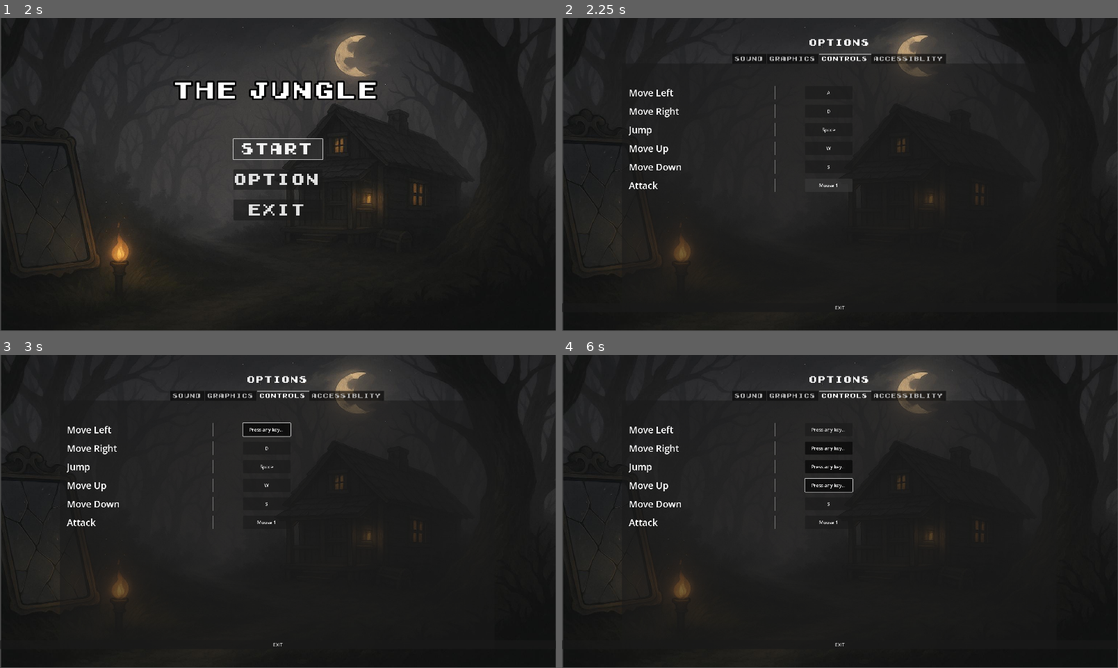
Above: before the commit, frames 1-4 (two rows, left to right).
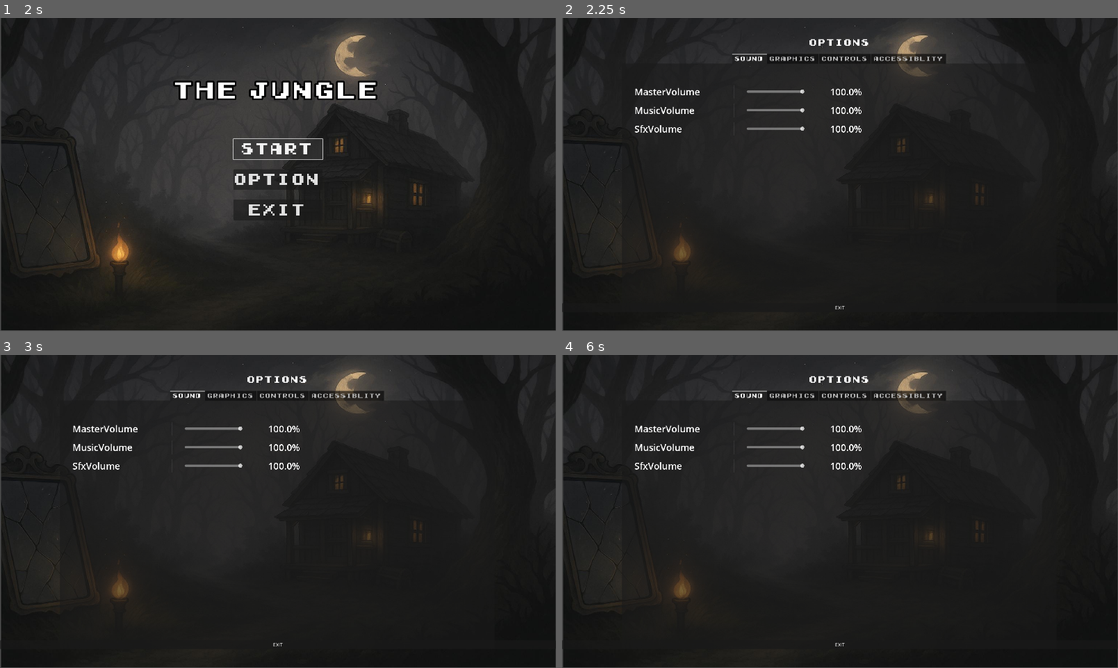
Above: after the commit, the same moments.

Repository: AqlanNaqib/Godot-mini-it-project
Game: Godot game, scene res://main menu/main_menu.tscn
The game is run twice, just before and just after one commit, with the same random seed, the same clock (stepped at 60 frames per second) and the same inputs.
Inputs (mouse positions are in pixels of both pictures, inside the frame that each line leads up to):
- Up to frame 1 (2 s): click "START" at 0.5 s; click "START" at 1.25 s
- Up to frame 2 (2.25 s): click "OPTION" at 2 s
- Up to frame 3 (3 s): click (266, 430) at 2.75 s, where only the run before the commit has a clickable "A"
- Up to frame 4 (6 s): click (828, 430) at 3.5 s, where only the run before the commit has a clickable "Press any key..."; click (828, 448) at 4.25 s, where only the run before the commit has a clickable "D"; click (828, 467) at 5 s, where only the run before the commit has a clickable "Space"; click (828, 486) at 5.75 s, where only the run before the commit has a clickable "W"

Frame 1 is identical in both runs. In frame 2, 1.4% of the frame differs, in the area x 12-56%, y 11-56%; in frame 3, 1.5%; in frame 4, 1.8%.

Commit message:
sound slider

Diff:
--- a/default_bus_layout.tres
+++ b/default_bus_layout.tres
@@ -1,3 +1,15 @@
 [gd_resource type="AudioBusLayout" format=3 uid="uid://lhivg71uu32x"]
 
 [resource]
+bus/1/name = &"Music"
+bus/1/solo = false
+bus/1/mute = false
+bus/1/bypass_fx = false
+bus/1/volume_db = 0.0
+bus/1/send = &"Master"
+bus/2/name = &"Sfx"
+bus/2/solo = false
+bus/2/mute = false
+bus/2/bypass_fx = false
+bus/2/volume_db = 0.0
+bus/2/send = &"Master"
--- a/main menu/main_menu.tscn
+++ b/main menu/main_menu.tscn
@@ -24,7 +24,7 @@
 
 [node name="menu music" type="AudioStreamPlayer" parent="."]
 stream = ExtResource("2_6fy38")
-volume_db = -0.496
+volume_db = -3.467
 autoplay = true
 
 [node name="TextureRect" type="TextureRect" parent="."]
--- a/options menu/settings_tab_container.tscn
+++ b/options menu/settings_tab_container.tscn
@@ -1,7 +1,8 @@
-[gd_scene load_steps=5 format=3 uid="uid://4883rayf7ti7"]
+[gd_scene load_steps=6 format=3 uid="uid://4883rayf7ti7"]
 
 [ext_resource type="FontFile" uid="uid://xgab11b7pv77" path="res://assets/Early GameBoy.ttf" id="1_efxv5"]
 [ext_resource type="PackedScene" uid="uid://dyyvll57ee7at" path="res://hotkey_rebind_button.tscn" id="2_vr7dw"]
+[ext_resource type="PackedScene" uid="uid://cu4xwm3akjwbf" path="res://sound slider.tscn" id="2_xd2c3"]
 
 [sub_resource type="StyleBoxEmpty" id="StyleBoxEmpty_efxv5"]
 
@@ -34,10 +35,9 @@
 theme_override_fonts/font = ExtResource("1_efxv5")
 theme_override_font_sizes/font_size = 20
 tab_alignment = 1
-current_tab = 2
+current_tab = 0
 
 [node name="Sound" type="TabBar" parent="TabContainer"]
-visible = false
 layout_mode = 2
 metadata/_tab_index = 0
 
@@ -58,30 +58,23 @@
 theme_override_constants/margin_right = 100
 theme_override_constants/margin_bottom = 100
 
-[node name="VBoxContainer" type="VBoxContainer" parent="TabContainer/Sound/MarginContainer"]
-layout_mode = 2
-theme_override_constants/separation = 120
-alignment = 1
-
-[node name="Label" type="Label" parent="TabContainer/Sound/MarginContainer/VBoxContainer"]
-layout_mode = 2
-text = "Sound 1"
-
-[node name="Label2" type="Label" parent="TabContainer/Sound/MarginContainer/VBoxContainer"]
-layout_mode = 2
-text = "Sound 1"
-
-[node name="Label3" type="Label" parent="TabContainer/Sound/MarginContainer/VBoxContainer"]
-layout_mode = 2
-text = "Sound 1"
-
-[node name="Label4" type="Label" parent="TabContainer/Sound/MarginContainer/VBoxContainer"]
-layout_mode = 2
-text = "Sound 1"
-
-[node name="Label5" type="Label" parent="TabContainer/Sound/MarginContainer/VBoxContainer"]
-layout_mode = 2
-text = "Sound 1"
+[node name="ScrollContainer" type="ScrollContainer" parent="TabContainer/Sound/MarginContainer"]
+layout_mode = 2
+
+[node name="VBoxContainer" type="VBoxContainer" parent="TabContainer/Sound/MarginContainer/ScrollContainer"]
+layout_mode = 2
+theme_override_constants/separation = 64
+
+[node name="Audio_Slider_Settings" parent="TabContainer/Sound/MarginContainer/ScrollContainer/VBoxContainer" instance=ExtResource("2_xd2c3")]
+layout_mode = 2
+bus_name = "Master"
+
+[node name="Audio_Slider_Settings2" parent="TabContainer/Sound/MarginContainer/ScrollContainer/VBoxContainer" instance=ExtResource("2_xd2c3")]
+layout_mode = 2
+
+[node name="Audio_Slider_Settings3" parent="TabContainer/Sound/MarginContainer/ScrollContainer/VBoxContainer" instance=ExtResource("2_xd2c3")]
+layout_mode = 2
+bus_name = "Sfx"
 
 [node name="Graphics" type="TabBar" parent="TabContainer"]
 visible = false
@@ -126,6 +119,7 @@
 text = "G5"
 
 [node name="Controls" type="TabBar" parent="TabContainer"]
+visible = false
 layout_mode = 2
 metadata/_tab_index = 2
 
--- /dev/null
+++ b/sound slider.tscn
@@ -0,0 +1,45 @@
+[gd_scene load_steps=2 format=3 uid="uid://cu4xwm3akjwbf"]
+
+[ext_resource type="Script" uid="uid://dmsa1beijqdk" path="res://sound_slider.gd" id="1_2stjh"]
+
+[node name="Audio_Slider_Settings" type="Control"]
+layout_mode = 3
+anchors_preset = 15
+anchor_right = 1.0
+anchor_bottom = 1.0
+grow_horizontal = 2
+grow_vertical = 2
+script = ExtResource("1_2stjh")
+bus_name = "Music"
+
+[node name="HBoxContainer" type="HBoxContainer" parent="."]
+layout_mode = 0
+offset_right = 40.0
+offset_bottom = 40.0
+theme_override_constants/separation = 42
+
+[node name="Audio_Name_Lbl" type="Label" parent="HBoxContainer"]
+custom_minimum_size = Vector2(300, 0)
+layout_mode = 2
+theme_override_font_sizes/font_size = 32
+text = "Master Volume"
+
+[node name="VSeparator" type="VSeparator" parent="HBoxContainer"]
+layout_mode = 2
+
+[node name="HSlider" type="HSlider" parent="HBoxContainer"]
+custom_minimum_size = Vector2(200, 32)
+layout_mode = 2
+size_flags_vertical = 1
+max_value = 1.0
+step = 0.001
+
+[node name="VSeparator2" type="VSeparator" parent="HBoxContainer"]
+layout_mode = 2
+
+[node name="Audio_Num_Lbl" type="Label" parent="HBoxContainer"]
+custom_minimum_size = Vector2(300, 0)
+layout_mode = 2
+theme_override_font_sizes/font_size = 32
+text = "99.2
+"
--- /dev/null
+++ b/sound_slider.gd
@@ -0,0 +1,34 @@
+extends Control
+
+@onready var audio_name_lbl: Label = $HBoxContainer/Audio_Name_Lbl as Label
+@onready var audio_num_lbl: Label = $HBoxContainer/Audio_Num_Lbl as Label
+@onready var h_slider: HSlider = $HBoxContainer/HSlider as HSlider
+
+@export_enum("Master", "Music", "Sfx") var bus_name : String
+
+var bus_index : int = 0
+
+func _ready():
+	h_slider.value_changed.connect(on_value_changed)
+	get_bus_name_by_index()
+	set_name_label_text()
+	set_slider_value()
+
+func set_name_label_text() -> void:
+	audio_name_lbl.text = str(bus_name) + "Volume"
+
+func set_audio_num_label_text() -> void:
+	audio_num_lbl.text = str(h_slider.value * 100) + "%"
+
+func get_bus_name_by_index() -> void:
+	bus_index = AudioServer.get_bus_index(bus_name)
+
+
+func set_slider_value() -> void:
+	h_slider.value = db_to_linear(AudioServer.get_bus_volume_db(bus_index))
+	set_audio_num_label_text()
+
+
+func on_value_changed(value : float) -> void:
+	AudioServer.set_bus_volume_db(bus_index, linear_to_db(value))
+	set_audio_num_label_text()
Not shown, added: sound_slider.gd.uid
